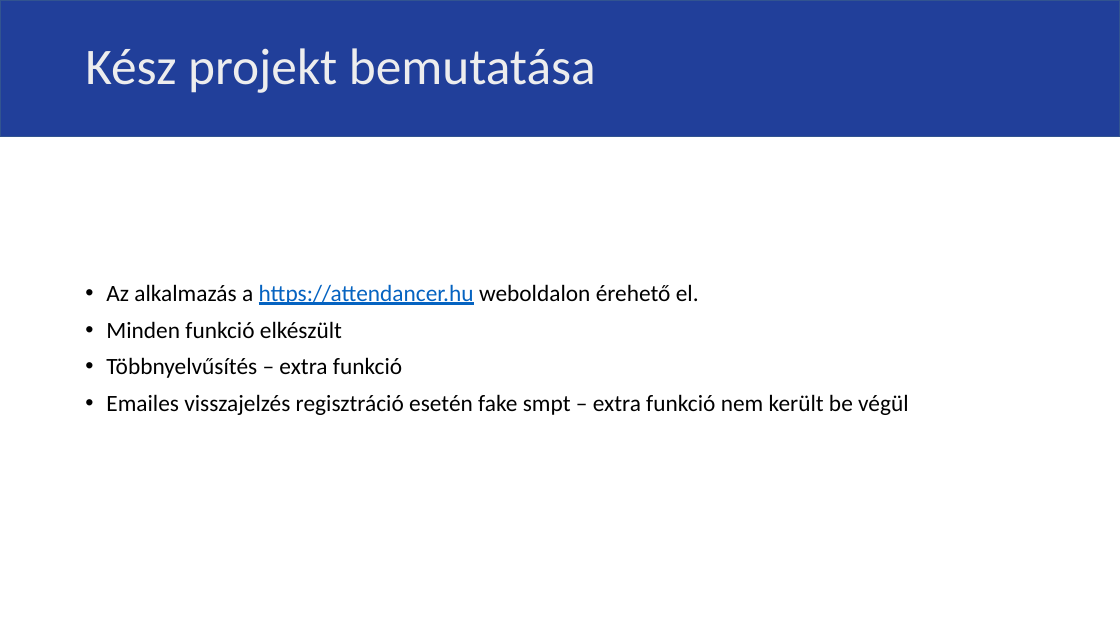
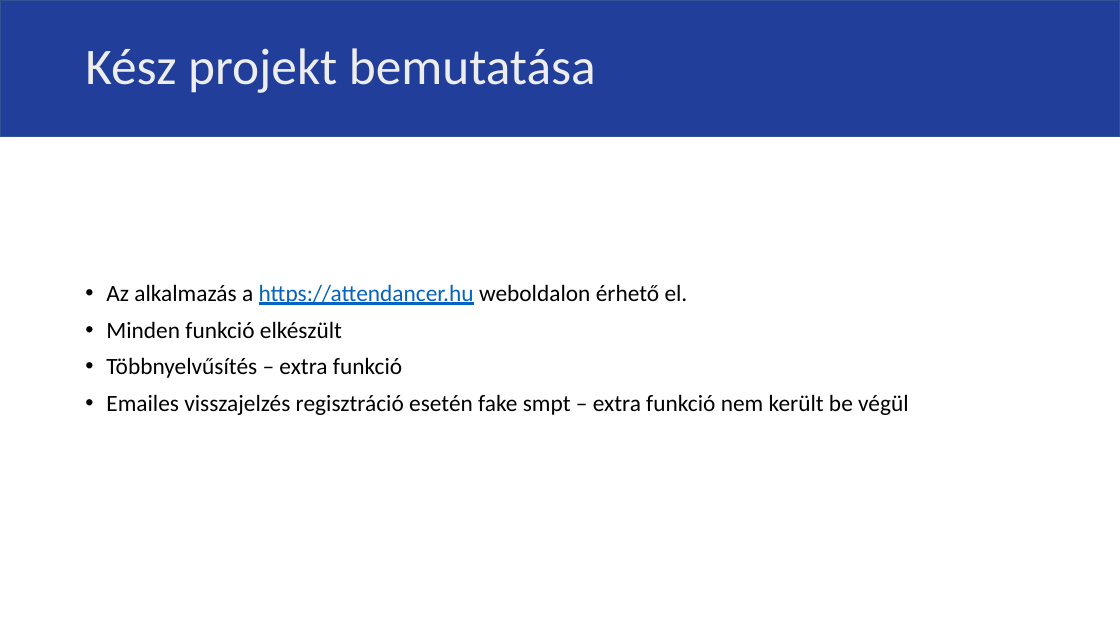
Before and after one commit to bprof-spec-codes/attendancer, a slide deck: slide 2 of docs/Prezentáció.pptx. Drawn at 1120x630 pixels with LibreOffice and Linux fonts; fonts in the diff are those of the drawing. Boxes give left, top, right and bottom in pixels: in the first picture for what was removed or moved away, otherwise in the second. Text is boxed around its words. In the diff, an @@ line names an element or a change of style, - is before the commit and + after.

```diff
--- a/docs/Prezentáció.pptx
+++ b/docs/Prezentáció.pptx
@@ text at (106,284,688,305): text changed @@
-• Az alkalmazás a https://attendancer.hu weboldalon érehető el.
+• Az alkalmazás a https://attendancer.hu weboldalon érhető el.
```
Also in this commit, not shown: 1 other file.
